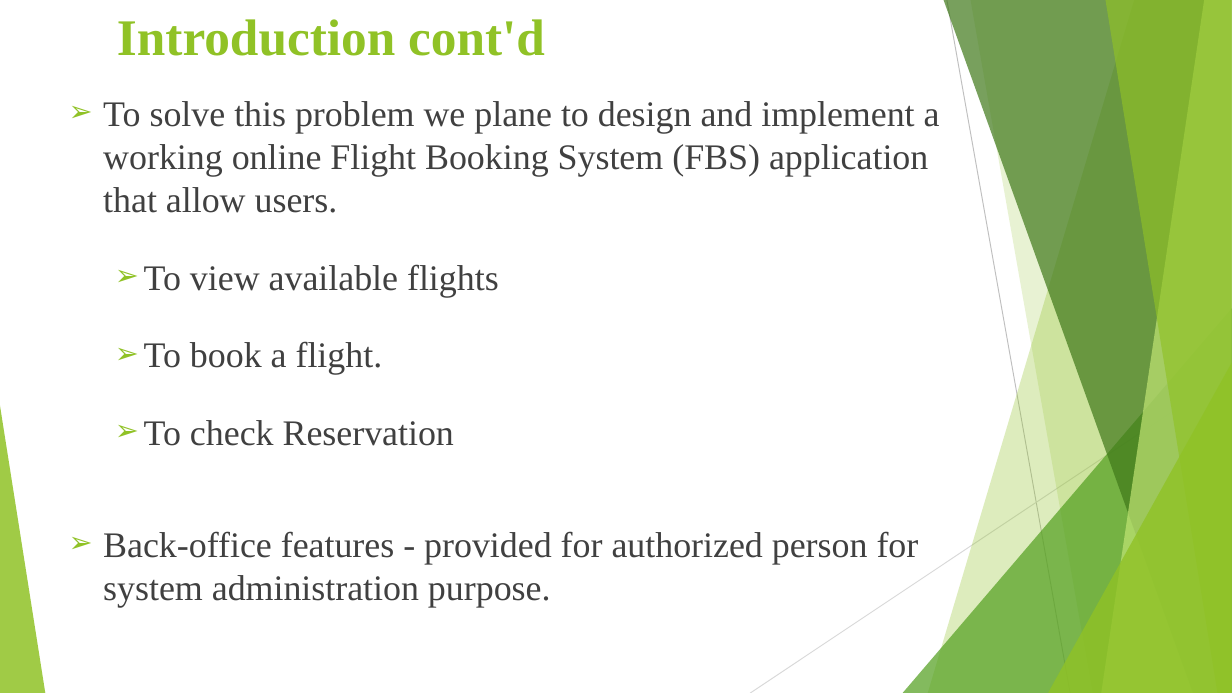
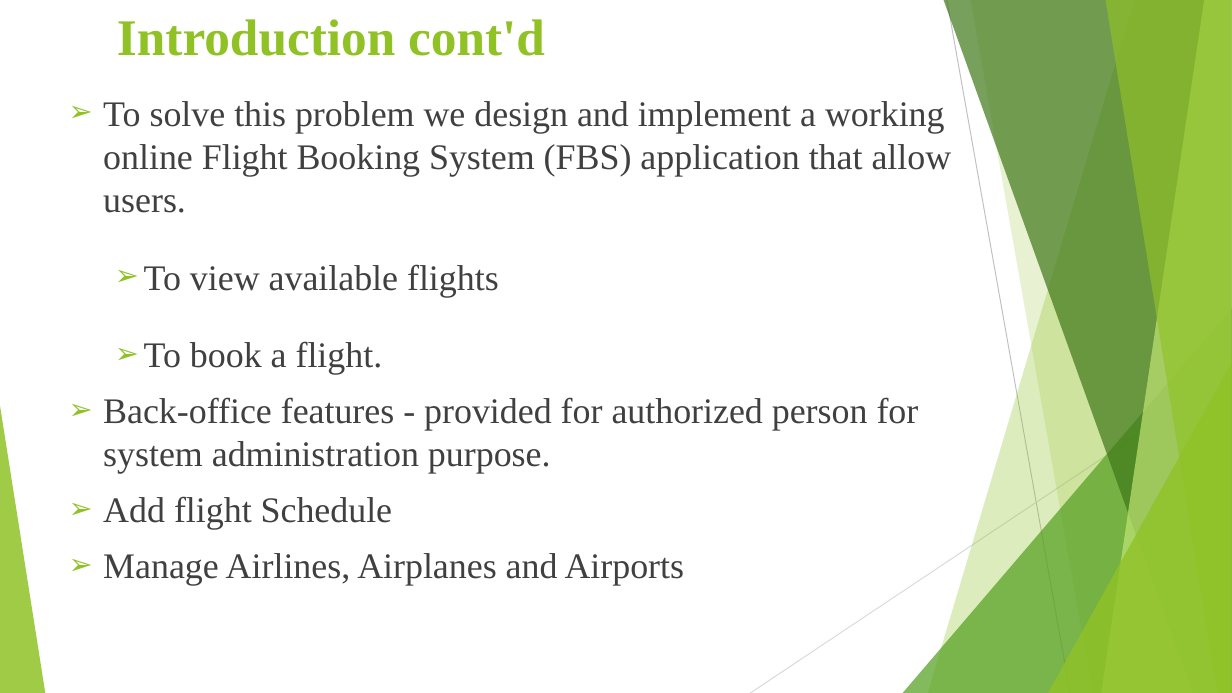
Before and after one commit to niguskidane/AirLine-Flight-Booking-System, a slide deck: slide 4 of Airline Flight-Booking-System.pptx. Drawn at 1232x693 pixels with LibreOffice and Linux fonts; fonts in the diff are those of the drawing. Boxes give left, top, right and bottom in pixels: in the first picture for what was removed or moved away, otherwise in the second. Text is boxed around its words. In the diff, an @@ line names an element or a change of style, - is before the commit and + after.

```diff
--- a/Airline Flight-Booking-System.pptx
+++ b/Airline Flight-Booking-System.pptx
@@ text at bbox=[103, 101, 952, 213]: text changed @@
-➢ To solve this problem we plane to design and implement a working online Flight Booking System (FBS) application that allow users.
+➢ To solve this problem we design and implement a working online Flight Booking System (FBS) application that allow users.
@@ text at bbox=[144, 420, 454, 446]: paragraph removed @@
-  ➢ To check Reservation
@@ text at bbox=[103, 496, 685, 586]: paragraphs added @@
+➢ Add flight Schedule
+➢ Manage Airlines, Airplanes and Airports
```
Also in this commit, not shown: 4 other slides changed, 4 slides added, 3 slides removed.
